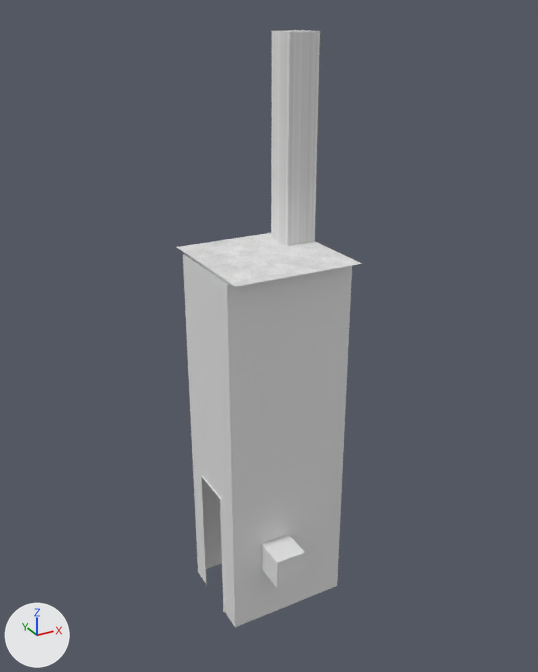
The Blender file Assets/#Project/meshes/Cell.blend, before and after one commit.
The view is the same before and after, from a camera (50 mm lens) standing at (-4.99, -9.16, 9.29) and looking at (0.03, -0.03, 4.72). The lights are fixed; the arrows at lower left show +X, +Y and +Z.

Objects in the first picture: 'Ceiling', 'Cell'.
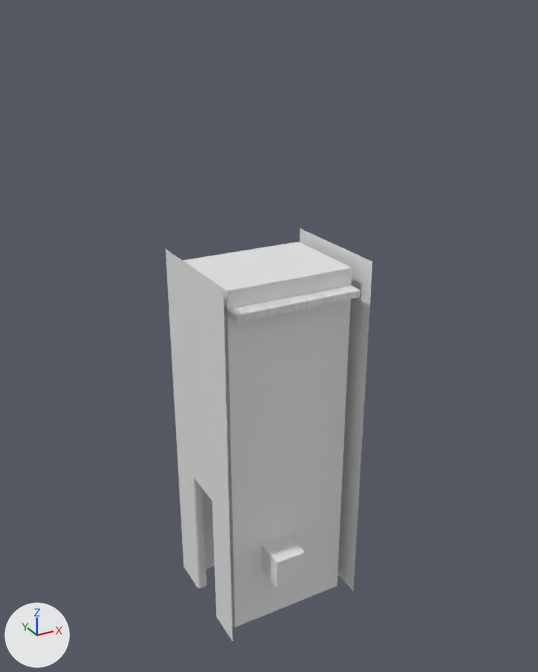
Commit message: Ceiling is now thinner

Where the change shows, as pixel boxes (x1, y1, x2, y2) in the pictures (538 x 672 px):
'Cell exterior hero', shown
    after: (166, 229, 372, 641)
'Ceiling', reshaped, moved
    before: (177, 30, 363, 287)
    after: (224, 285, 361, 323)
part 1 of me_plane, built on
    before: (271, 30, 321, 246)
    after: (224, 285, 361, 323)

What changed in the scene script:
```text
Change me_plane:
    used by ob_ceiling; location = (0.0, 0.0, 6.0)
    remove me_plane.from_pydata(...)  # 88 vertices, 68 faces; spans x -1.0..1.0, y -1.0..1.0, z 0.0..3.0
    add me_plane.from_pydata(...)  # 115 vertices, 104 faces; spans x -1.0..1.0, y -1.0..1.0, z 0.0..0.1
    me_plane part 1
    9 vertices are removed from x 0.5..1.0, y 0.25..0.75, z 3.0
    8 faces are deleted
    36 new vertices lie (0.0, 0.0, 0.1) away from vertices in x -1.0..1.0, y -1.0..1.0, z 0.0
    44 new faces join them
Change ob_cell_exterior_hero:
    remove ob_cell_exterior_hero.hide_viewport = True
Change ob_ceiling:
    ob_ceiling.location: (0.0, 0.0, 6.0) -> (0.0, 0.0, 5.5)
```
